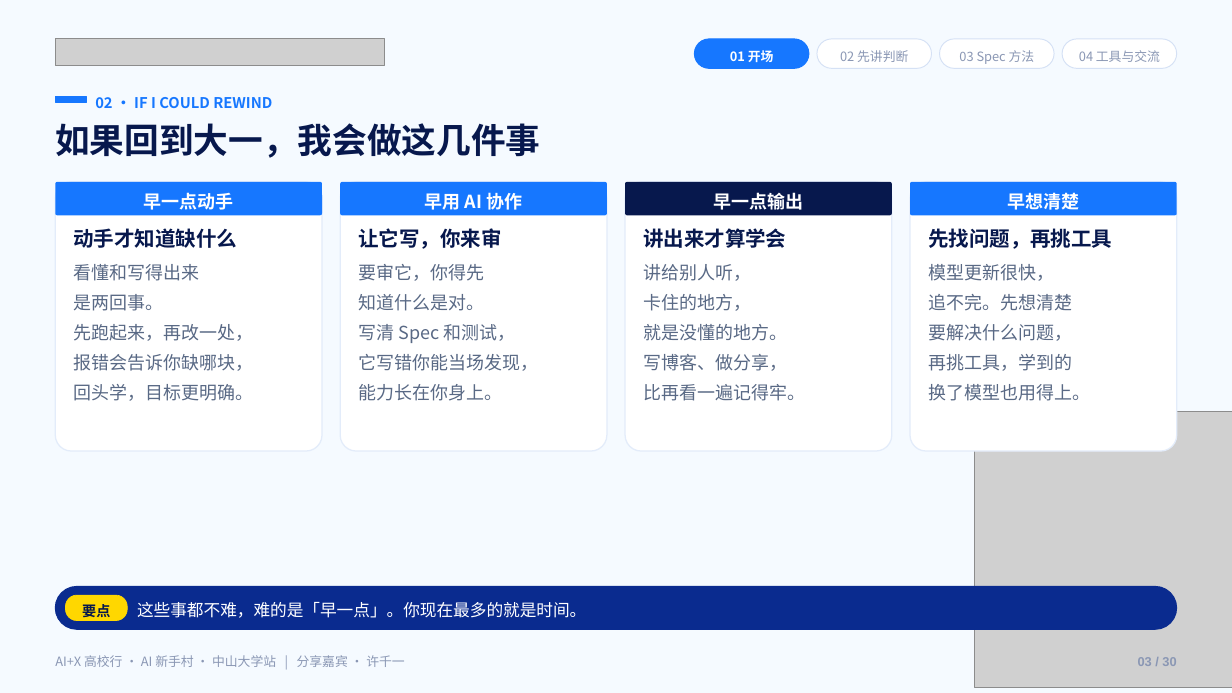
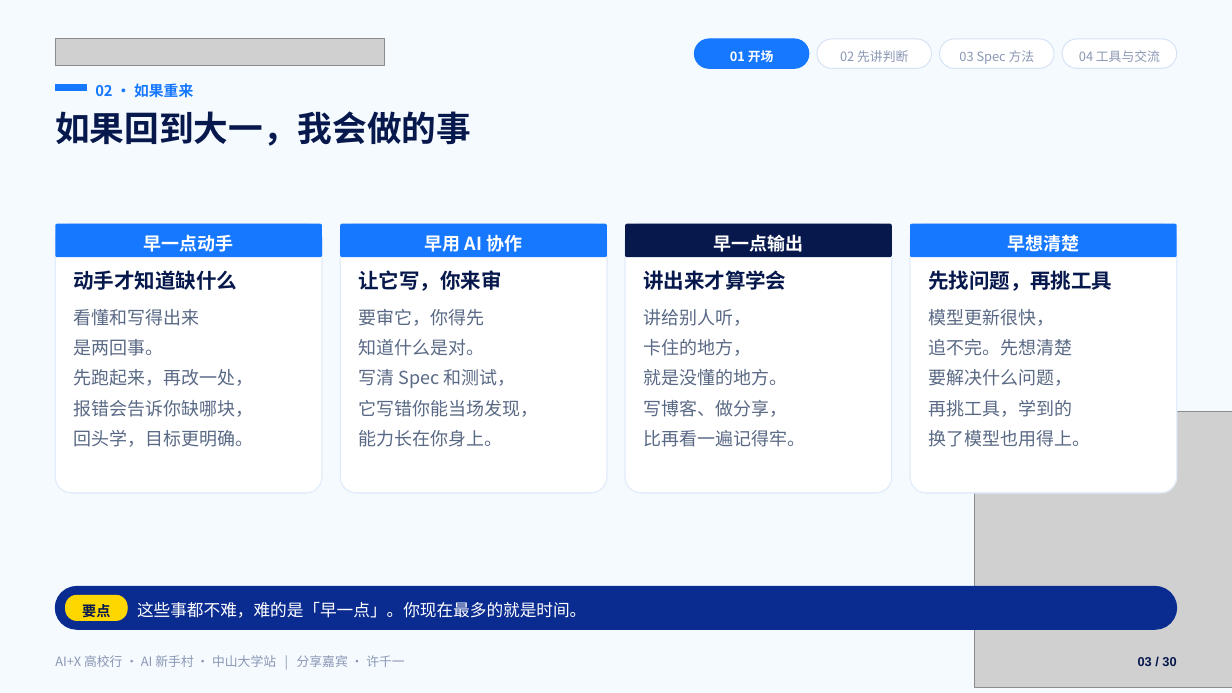
Before and after one commit to Frocir/aix-talk, a slide deck: slide 3 of aix-talk-26pages.pptx. Drawn at 1232x693 pixels with LibreOffice and Linux fonts; fonts in the diff are those of the drawing; grey boxes stand for pictures. Boxes give left, top, right and bottom in pixels: in the first picture for what was removed or moved away, otherwise in the second. Text is boxed around its words. In the diff, an @@ line names an element or a change of style, - is before the commit and + after.

```diff
--- a/aix-talk-26pages.pptx
+++ b/aix-talk-26pages.pptx
@@ rectangle: place and size @@
-rectangle at [55, 97, 87, 103]
+rectangle at [55, 85, 87, 91]
@@ text at [95, 83, 193, 98]: text changed @@
-02 · IF I COULD REWIND
+02 · 如果重来
@@ text at [55, 111, 471, 146]: text changed @@
-如果回到大一，我会做这几件事
+如果回到大一，我会做的事
@@ 8 texts, 8 rounded rectangles: place and size @@
-8 texts, 8 rounded rectangles at [55, 182, 1177, 451]
+8 texts, 8 rounded rectangles at [55, 224, 1177, 493]
@@ text "看懂和写得出来": place and size @@
-text "看懂和写得出来" at [73, 264, 253, 401]
+text "看懂和写得出来" at [73, 309, 253, 447]
@@ text "要审它，你得先": place and size @@
-text "要审它，你得先" at [358, 264, 538, 401]
+text "要审它，你得先" at [358, 309, 538, 447]
@@ text "讲给别人听，": place and size @@
-text "讲给别人听，" at [643, 264, 805, 401]
+text "讲给别人听，" at [643, 309, 805, 447]
@@ text "模型更新很快，": place and size @@
-text "模型更新很快，" at [928, 264, 1090, 401]
+text "模型更新很快，" at [928, 309, 1090, 447]
@@ text "03 / 30" at [1138, 657, 1176, 666]: text colour #8A97B4 to #07184D @@
```
Also in this commit, not shown: 28 other slides changed, 31 other files.
